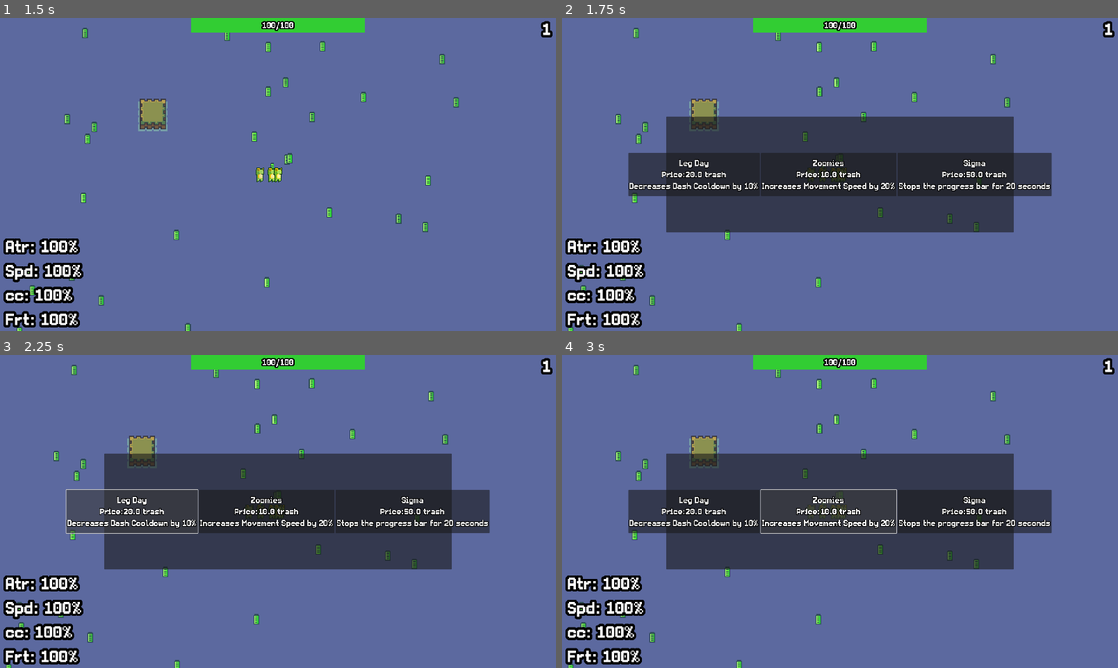
Above: before the commit, frames 1-4 (two rows, left to right).
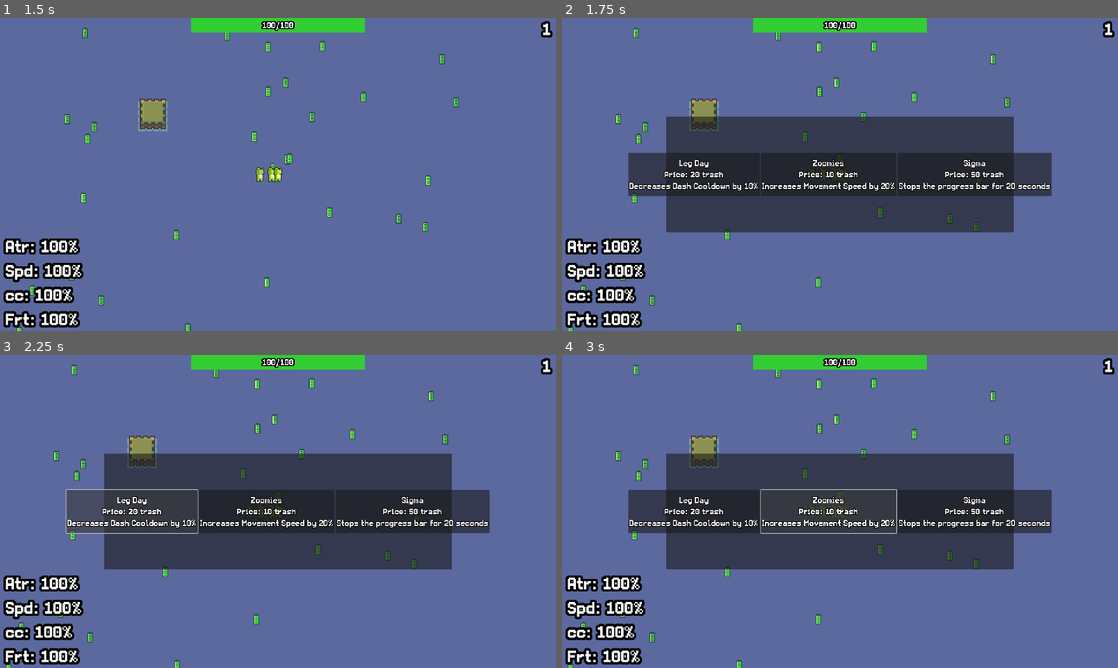
Above: after the commit, the same moments.

Repository: Snabes06/seakeeper
Game: Godot game, scene res://Scenes/StartMenu.tscn
Two runs of this game, one before a commit and one after it. Both use one fixed random seed, a clock stepped at 60 frames per second and the inputs below.
Inputs:
- Up to frame 1 (1.5 s): click "Start" at 0.5 s; hold D (move_right) from 1.28 s (still down); tap Shift (dash) at 1.35 s
- Up to frame 2 (1.75 s): keep holding D (move_right); tap I (open_shop) at 1.52 s
- Up to frame 3 (2.25 s): release D (move_right) at 2 s; click "Leg Day Price:20.0 trash Decr…" (after the commit: "Leg Day Price: 20 trash Decre…") at 2 s
- Up to frame 4 (3 s): click "Zoomies Price:10.0 trash Incr…" (after the commit: "Zoomies Price: 10 trash Incre…") at 2.75 s

Frame 1 is identical in both runs. In frame 2, 0.4% of the frame differs, in the area x 17-80%, y 48-52%; in frame 3, 0.4%; in frame 4, 0.4%.

Commit message:
Commit
+ Added individual cost multipliers for upgrades
+ Added genereal cost multiplier for all upgrades
- Changed "dash cooldown" abbreviations: "cc" -> "cd"
- Compacted code slightly

Diff:
--- a/Scripts/hud.gd
+++ b/Scripts/hud.gd
@@ -17,14 +17,15 @@
 var speed = 100
 var atr = 100
 var hp = 100
-var dashcc = 100
+var dashcd = 100
 var frt = 100
 @onready var spd_multi = $Multipliers/VBoxContainer/Speed
 @onready var atr_multi = $Multipliers/VBoxContainer/Attraction
-@onready var dashcc_multi = $Multipliers/VBoxContainer/Dashcc
+@onready var dashcd_multi = $Multipliers/VBoxContainer/Dashcc
 @onready var frt_multi = $Multipliers/VBoxContainer/Bountiful
 @onready var current_hp = $GameHealth/Hp
 
+#Necessary variable for usage before updating
 var cost_multi = 1
 
 #Runs every frame.
@@ -46,9 +47,11 @@
 	var damage = pow(damage_x, 2)
 	return damage
 
-func _cost_multi() -> int:
-	cost_multi += 0.05
-	return cost_multi
+func _cost_curve() -> void:
+	cost_multi += 0.1
+
+func _stat_cost_curve(stat: float) -> void:
+	stat = pow(stat, 2)
 
 #Updates the text on the hp label over the progressbar on the hud
 func _update_current_hp() -> void:
@@ -101,33 +104,31 @@
 			overlife.size.x += shop.upgrade_stats.values()[index] * 6
 			_update_current_hp()
 		"Sigma":
-			damage_x += 0.5
+			print("not")
 		"Leg Day":
-			dashcc *= shop.upgrade_stats.values()[index]
-			dashcc_multi.text = "cc: " + str(roundi(dashcc)) + "%"
+			dashcd *= shop.upgrade_stats.values()[index]
+			dashcd_multi.text = "cd: " + str(roundi(dashcd)) + "%"
 			addstats.emit("Leg Day", shop.upgrade_stats.values()[index])
 		"Bountiful":
 			frt *= shop.upgrade_stats.values()[index]
 			frt_multi.text = "Frt: " + str(roundi(frt)) + "%"
 			addstats.emit("Bountiful", shop.upgrade_stats.values()[index])
 
+	shop.upgrade_cost_multipliers[index] += pow(shop.upgrade_cost_multipliers[index], 2)
+	_cost_curve()
+	shop._randomize_shop(cost_multi)
+
 func _on_upgrade_1_pressed() -> void:
-	if amount.text.to_int() >= shop.upgrades.values()[shop.rand1] * cost_multi:
-		_cost_multi()
-		upgrade.emit(shop.upgrades.values()[shop.rand1] * cost_multi)
+	if amount.text.to_int() >= shop.upgrades.values()[shop.rand1] * cost_multi * shop.upgrade_cost_multipliers[shop.rand1]:
+		upgrade.emit(shop.upgrades.values()[shop.rand1] * cost_multi * shop.upgrade_cost_multipliers[shop.rand1])
 		_update_multipliers(shop.rand1)
-		shop._randomize_shop(cost_multi)
 
 func _on_upgrade_2_pressed() -> void:
-	if amount.text.to_int() >= shop.upgrades.values()[shop.rand2] * cost_multi:
-		_cost_multi()
-		upgrade.emit(shop.upgrades.values()[shop.rand2] * cost_multi)
+	if amount.text.to_int() >= shop.upgrades.values()[shop.rand2] * cost_multi * shop.upgrade_cost_multipliers[shop.rand2]:
+		upgrade.emit(shop.upgrades.values()[shop.rand2] * cost_multi * shop.upgrade_cost_multipliers[shop.rand2])
 		_update_multipliers(shop.rand2)
-		shop._randomize_shop(cost_multi)
 
 func _on_upgrade_3_pressed() -> void:
-	if amount.text.to_int() >= shop.upgrades.values()[shop.rand3] * cost_multi:
-		_cost_multi()
-		upgrade.emit(shop.upgrades.values()[shop.rand3] * cost_multi)
+	if amount.text.to_int() >= shop.upgrades.values()[shop.rand3] * cost_multi * shop.upgrade_cost_multipliers[shop.rand3]:
+		upgrade.emit(shop.upgrades.values()[shop.rand3] * cost_multi * shop.upgrade_cost_multipliers[shop.rand3])
 		_update_multipliers(shop.rand3)
-		shop._randomize_shop(cost_multi)
--- a/Scripts/shop.gd
+++ b/Scripts/shop.gd
@@ -8,6 +8,9 @@
 var upgrade_stats = {"Increases Trash Collected by 2x": 2, "Increases Movement Speed by 20%": 0.20,
 "Increases Attraction by 500%": 5, "Grants 10 ''Overhealth''": 10,
 "Stops the progress bar for 20 seconds": 20, "Decreases Dash Cooldown by 10%": 0.9}
+
+##Upgrade costmultipliers
+var upgrade_cost_multipliers = [1, 1, 1, 1, 1, 1]
 
 var rand1
 var rand2
@@ -30,11 +33,11 @@
 
 func _randomize_shop(cost_multi: float) -> void:
 	rand1 = randi_range(0, upgrades.size() - 1)
-	up1.text = str(upgrades.keys()[rand1]) + "\n" + "Price:" + str(upgrades.values()[rand1] * cost_multi) + " trash\n" + upgrade_stats.keys()[rand1]
+	up1.text = str(upgrades.keys()[rand1]) + "\n" + "Price: " + str(roundi(upgrades.values()[rand1] * cost_multi * upgrade_cost_multipliers[rand1])) + " trash\n" + upgrade_stats.keys()[rand1]
 	rand2 = randi_range(0, upgrades.size() - 1)
-	up2.text = str(upgrades.keys()[rand2]) + "\n" + "Price:" + str(upgrades.values()[rand2] * cost_multi) + " trash\n" + upgrade_stats.keys()[rand2]
+	up2.text = str(upgrades.keys()[rand2]) + "\n" + "Price: " + str(roundi(upgrades.values()[rand2] * cost_multi * upgrade_cost_multipliers[rand2])) + " trash\n" + upgrade_stats.keys()[rand2]
 	rand3 = randi_range(0, upgrades.size() - 1)
-	up3.text = str(upgrades.keys()[rand3]) + "\n" + "Price:" + str(upgrades.values()[rand3] * cost_multi) + " trash\n" + upgrade_stats.keys()[rand3]
+	up3.text = str(upgrades.keys()[rand3]) + "\n" + "Price: " + str(roundi(upgrades.values()[rand3] * cost_multi * upgrade_cost_multipliers[rand3])) + " trash\n" + upgrade_stats.keys()[rand3]
 
 
 func _open_shop() -> void:
